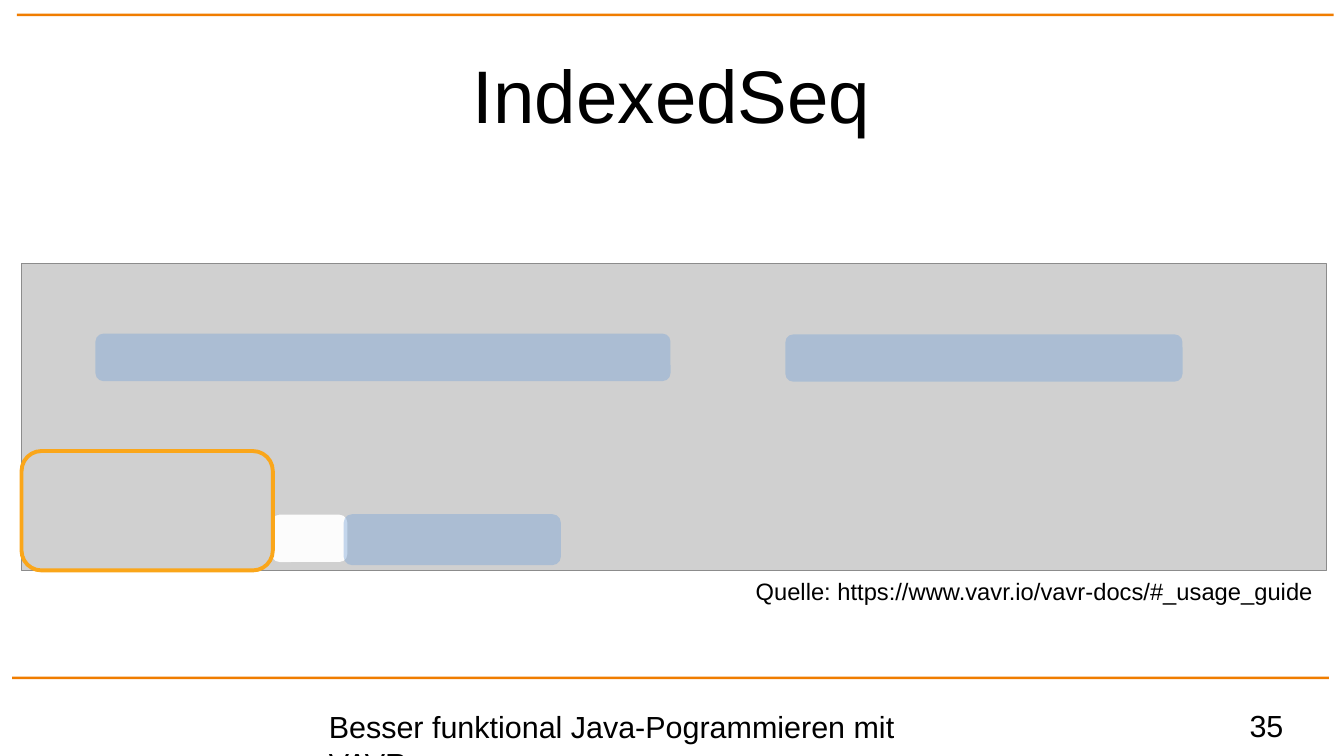
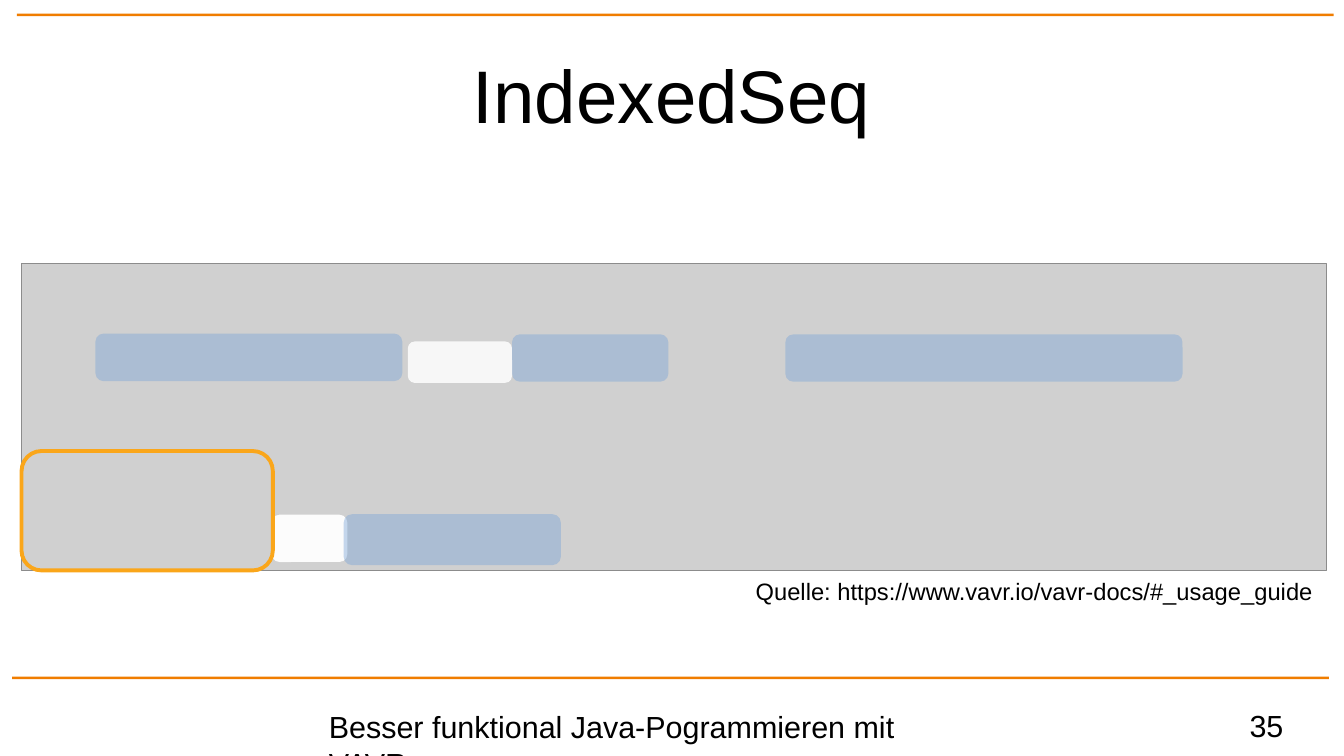
Before and after one commit to p3et/vavr-demo, a slide deck: slide 35 of coffee talk.odp. Drawn at 1344x756 pixels with LibreOffice and Linux fonts; fonts in the diff are those of the drawing; grey boxes stand for pictures; background and template pictures are left out. Boxes give left, top, right and bottom in pixels: in the first picture for what was removed or moved away, otherwise in the second. Text is boxed around its words. In the diff, an @@ line names an element or a change of style, - is before the commit and + after.

```diff
--- a/coffee talk.odp
+++ b/coffee talk.odp
@@ rounded rectangle: place and size @@
-rounded rectangle at [95, 334, 671, 382]
+rounded rectangle at [95, 334, 402, 382]
@@ rounded rectangle added at [409, 341, 512, 383], fill #FFFFFF at 85% opacity @@
@@ rounded rectangle added at [512, 334, 668, 382], fill #7DA7D8 at 44% opacity @@
```
Also in this commit, not shown: 14 other slides changed.
